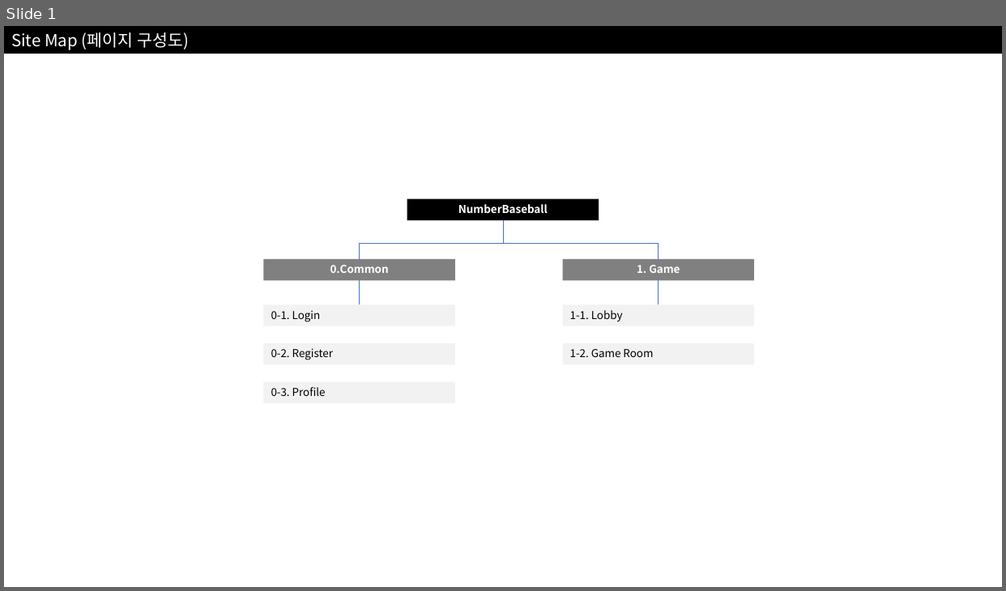
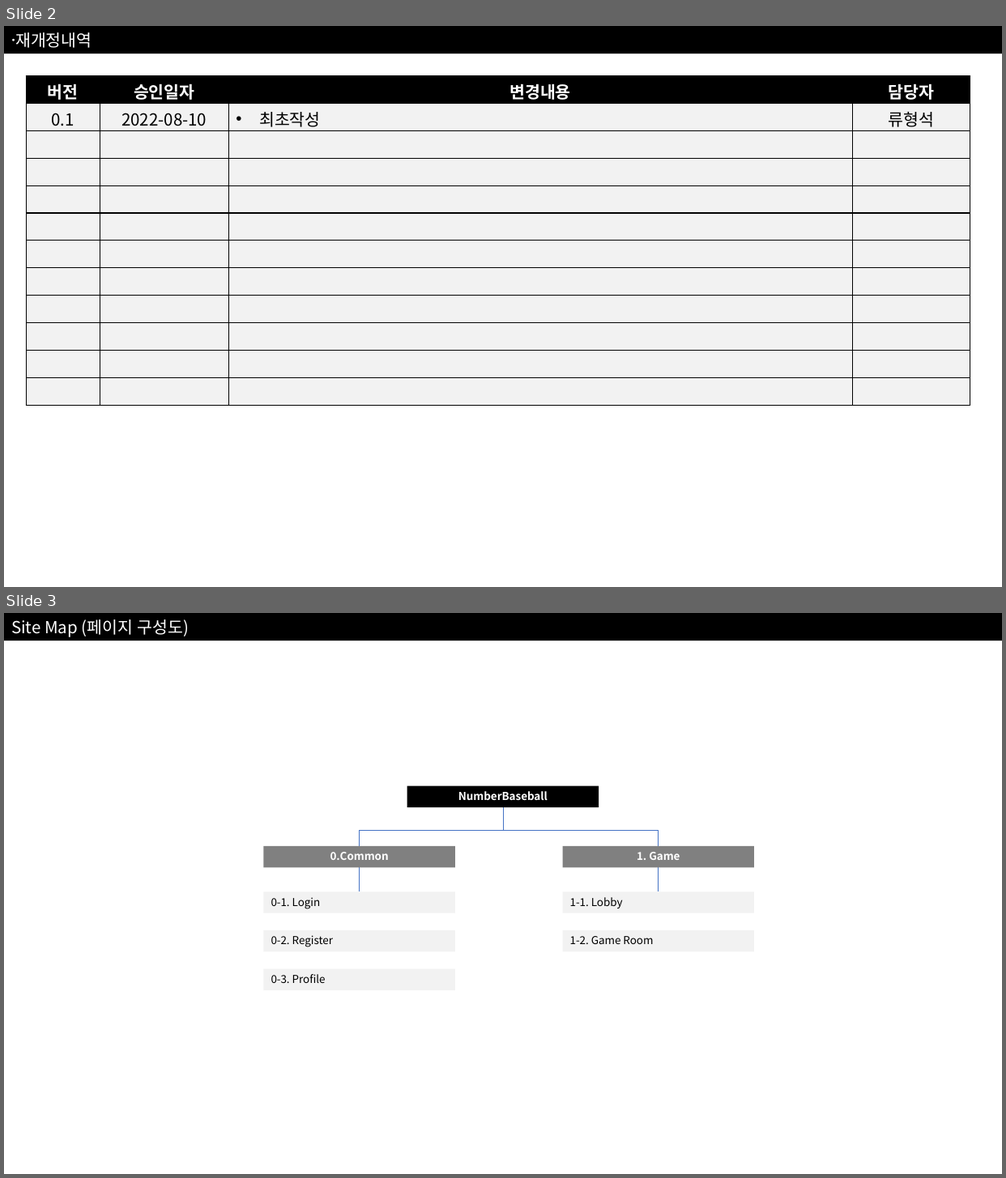
Before and after one commit to Juhan324/JHS-NumberBaseball-with-REST, a slide deck: 웹UI설게서.pptx. Shown one above the other, each under a label of ours: slide 1 before the commit, slides 2 and 3 after it. The pictures are 1006x591 and 1006x1178 pixels, drawn with LibreOffice and Linux fonts; fonts in the diff are those of the drawing. Boxes give left, top, right and bottom in pixels: in the first picture for what was removed or moved away, otherwise in the second. Text is boxed around its words. In the diff, an @@ line names an element or a change of style, - is before the commit and + after.

```diff
--- a/웹UI설게서.pptx
+++ b/웹UI설게서.pptx
@@ slide 2 added at box(4, 26, 1002, 587), background #FFFFFF @@
@@ rectangle added at box(4, 26, 1002, 54), fill #000000, 16 pt, text #FFFFFF @@
+재〮개정내역
@@ table added at box(26, 76, 970, 406), 12 rows, 4 columns @@
+버전 | 승인일자 | 변경내용 | 담당자
+0.1 | 2022-08-10 | 최초작성 | 류형석
+ |  |  | 
+ |  |  | 
+ |  |  | 
+ |  |  | 
+ |  |  | 
+ |  |  | 
+ |  |  | 
+ |  |  | 
+ |  |  | 
+ |  |  | 
@@ what was slide 1 is now slide 3 @@
```
Also in this commit, not shown: 3 other slides added.
